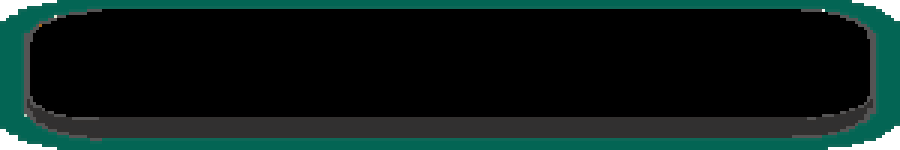
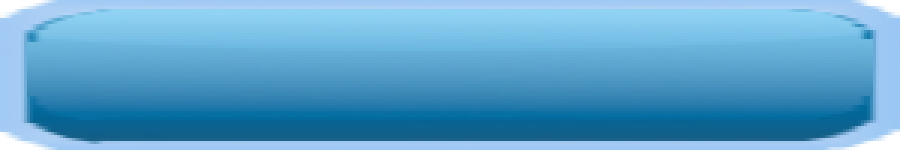
The second w=900, h=150 image is a revision of the first. Changes to its layers:
added layer "Layer_darker #1" above "Pasted Layer #3" over [0, 6, 900, 54]
added layer "Pasted Layer #3" above "Pasted Layer" over [27, 9, 873, 120]
hid "Pasted Layer", painted on it over [27, 9, 873, 120]
removed layer "Pasted Layer #1" over [27, 24, 873, 138]
added layer "Pasted Layer #4" above "Pasted Layer #2" over [21, 9, 879, 144]
painted on "Pasted Layer #2" over [0, 0, 900, 150]
renamed "OptionsMenuUIButtonHighlighted.png" to "BottomUIButton.png", painted on it over [18, 3, 882, 147]
